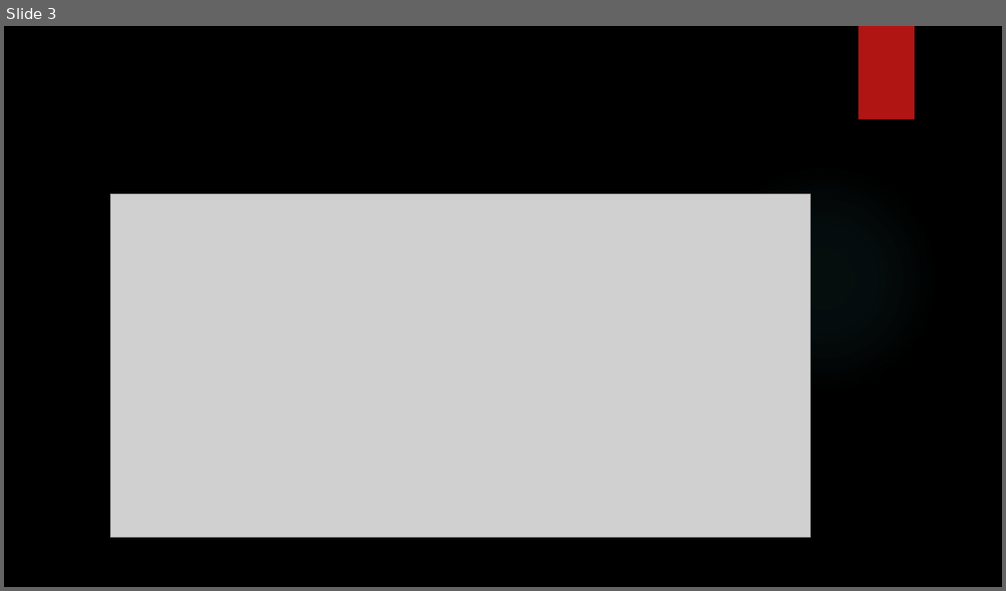
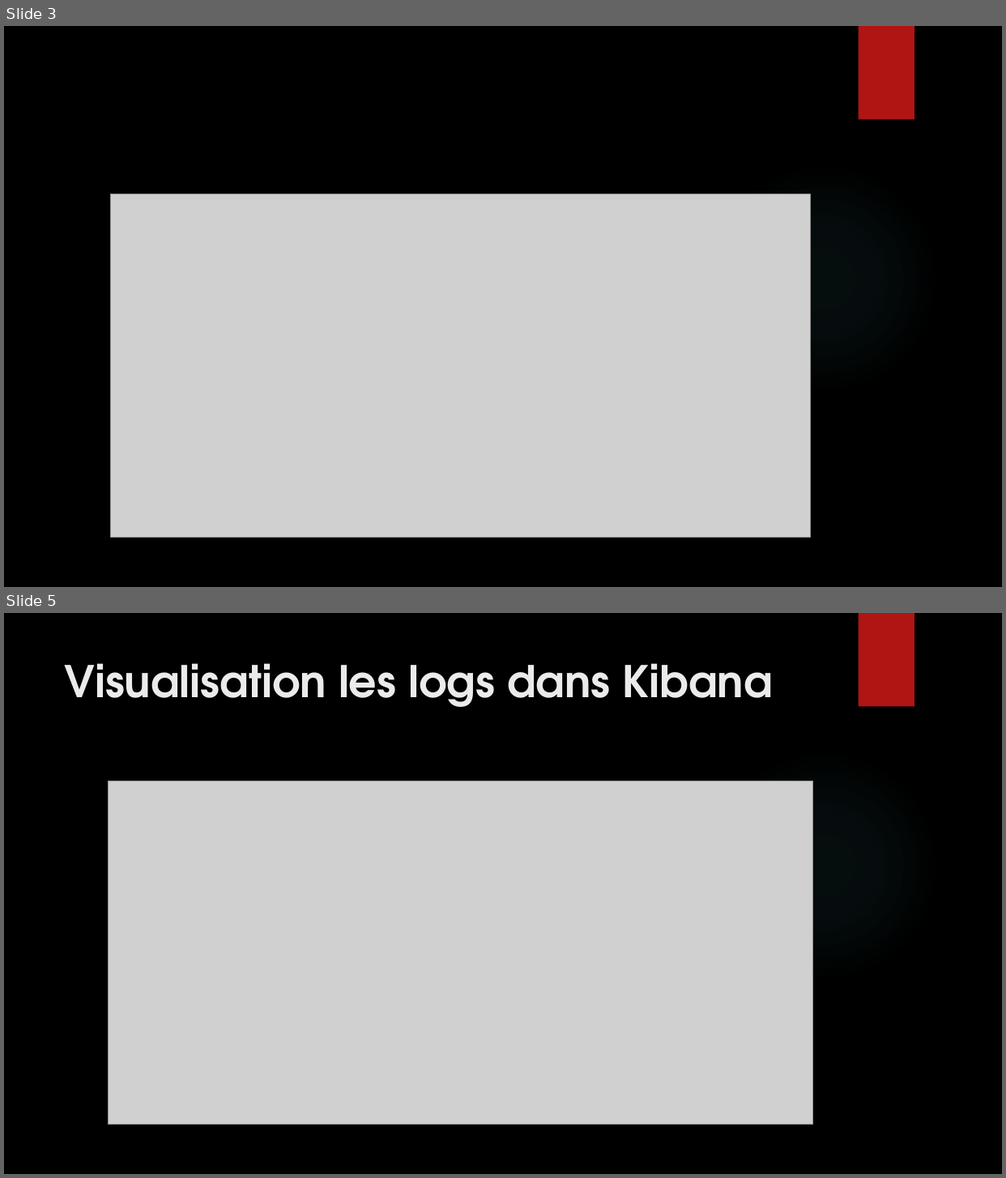
Before and after one commit to Raky-mariam-ly/ELK---docker-compose---stock-ms---Examen, a slide deck: ELK - docker compose - stock ms -.pptx. Shown one above the other, each under a label of ours: slide 3 before the commit, slides 3 and 5 after it; the slides between them are not shown. The pictures are 1006x591 and 1006x1178 pixels, drawn with LibreOffice and Linux fonts; fonts in the diff are those of the drawing; grey boxes stand for pictures; background and template pictures are left out. Boxes give left, top, right and bottom in pixels: in the first picture for what was removed or moved away, otherwise in the second. Text is boxed around its words. In the diff, an @@ line names an element or a change of style, - is before the commit and + after.

```diff
--- a/ELK - docker compose - stock ms -.pptx
+++ b/ELK - docker compose - stock ms -.pptx
@@ slide 5 added at [4, 613, 1002, 1174], background picture (left out); not listed: 2 template elements that a slide beside it also shows @@
@@ title added at [65, 663, 772, 707], 42 pt, text #EBEBEB, bold @@
+Visualisation les logs dans Kibana
@@ picture added at [108, 781, 813, 1124] @@
```
Also in this commit, not shown: 2 other slides added, 1 slide removed, 4 other files.
